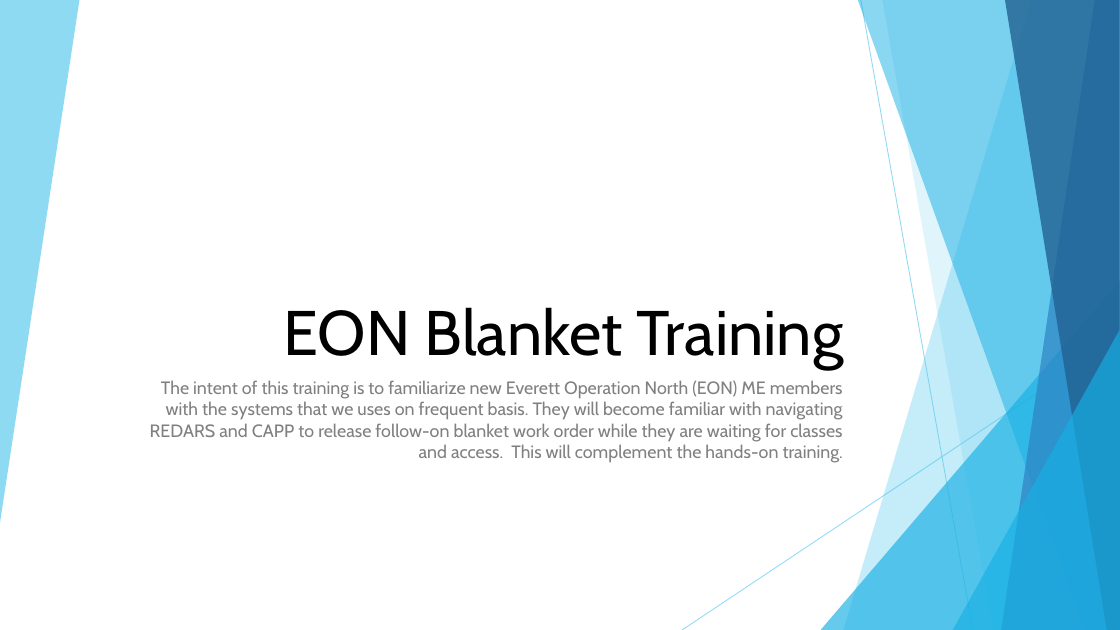
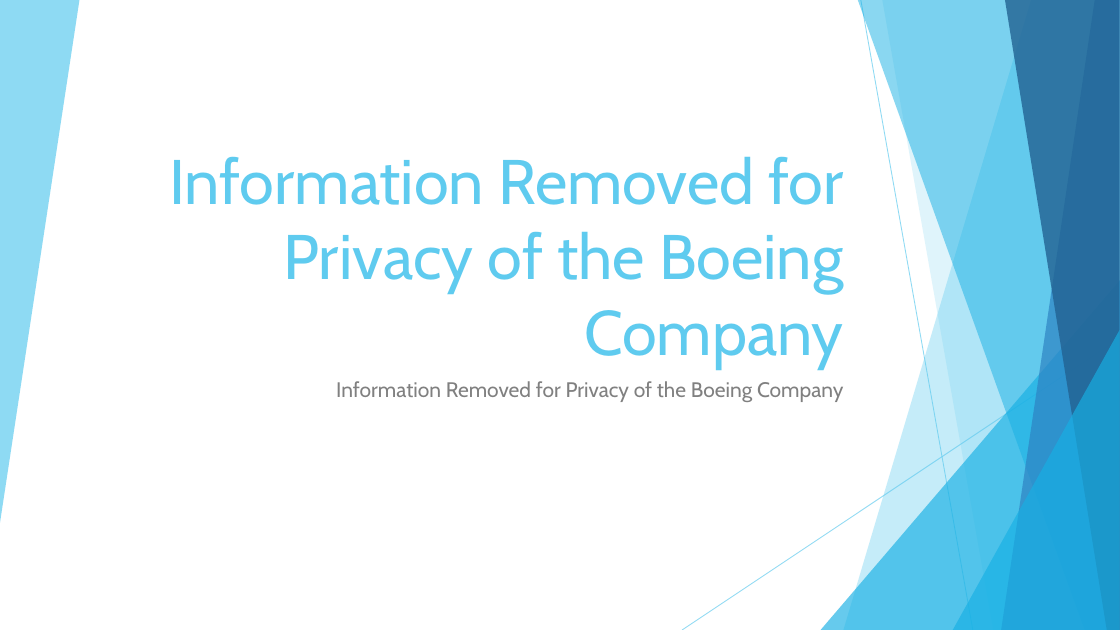
Before and after one commit to jasonjy01/boeingpage, a slide deck: slide 1 of docs/blanket-training.pptx. Drawn at 1120x630 pixels with LibreOffice and Linux fonts; fonts in the diff are those of the drawing. Boxes give left, top, right and bottom in pixels: in the first picture for what was removed or moved away, otherwise in the second. Text is boxed around its words. In the diff, an @@ line names an element or a change of style, - is before the commit and + after.

```diff
--- a/docs/blanket-training.pptx
+++ b/docs/blanket-training.pptx
@@ title at (x1=169, y1=157, x2=843, y2=369): text changed; text colour #000000 to #5FCBEF @@
-EON Blanket Training
+Information Removed for Privacy of the Boeing Company
@@ subtitle at (x1=336, y1=381, x2=843, y2=402): text changed; size 15.3 to 18 pt @@
-The intent of this training is to familiarize new Everett Operation North (EON) ME members with the systems that we uses on frequent basis. They will become familiar with navigating REDARS and CAPP to release follow-on blanket work order while they are waiting for classes and access. This will complement the hands-on training.
+Information Removed for Privacy of the Boeing Company
```
Also in this commit, not shown: 25 slides removed, 47 other files.
